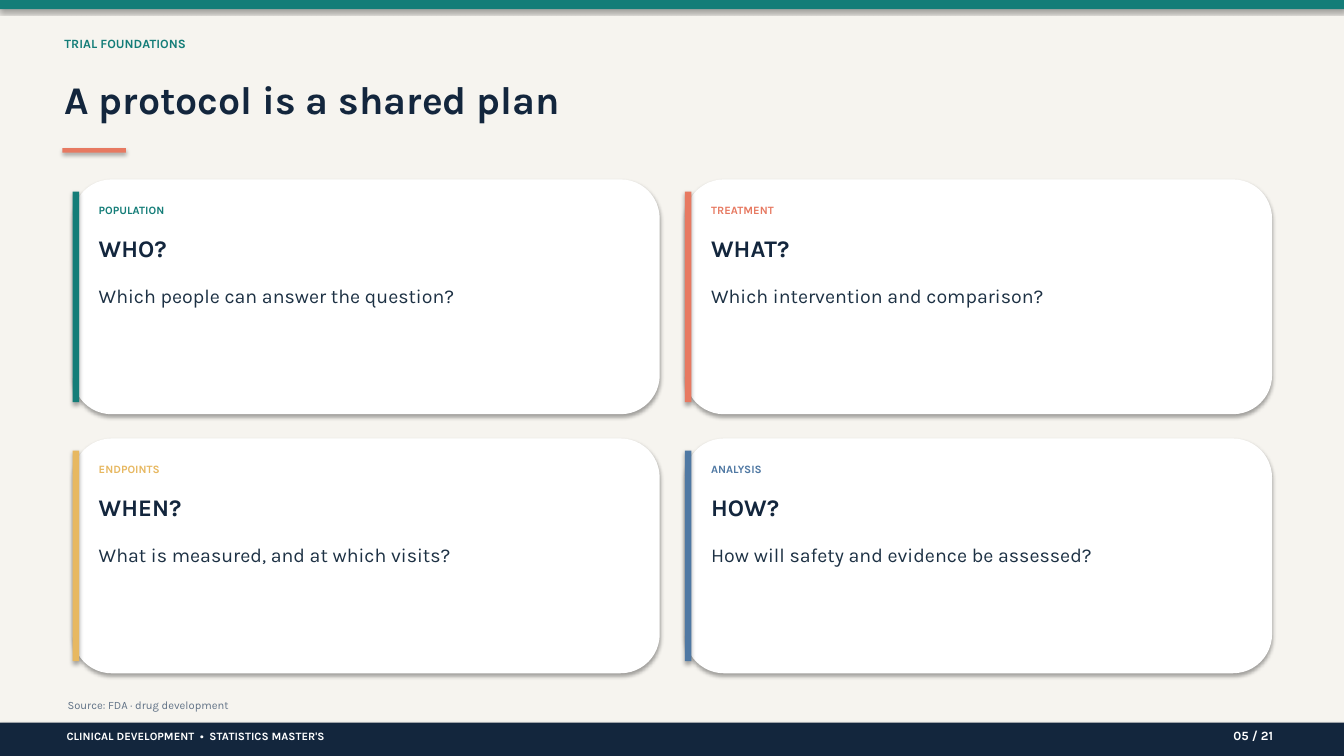
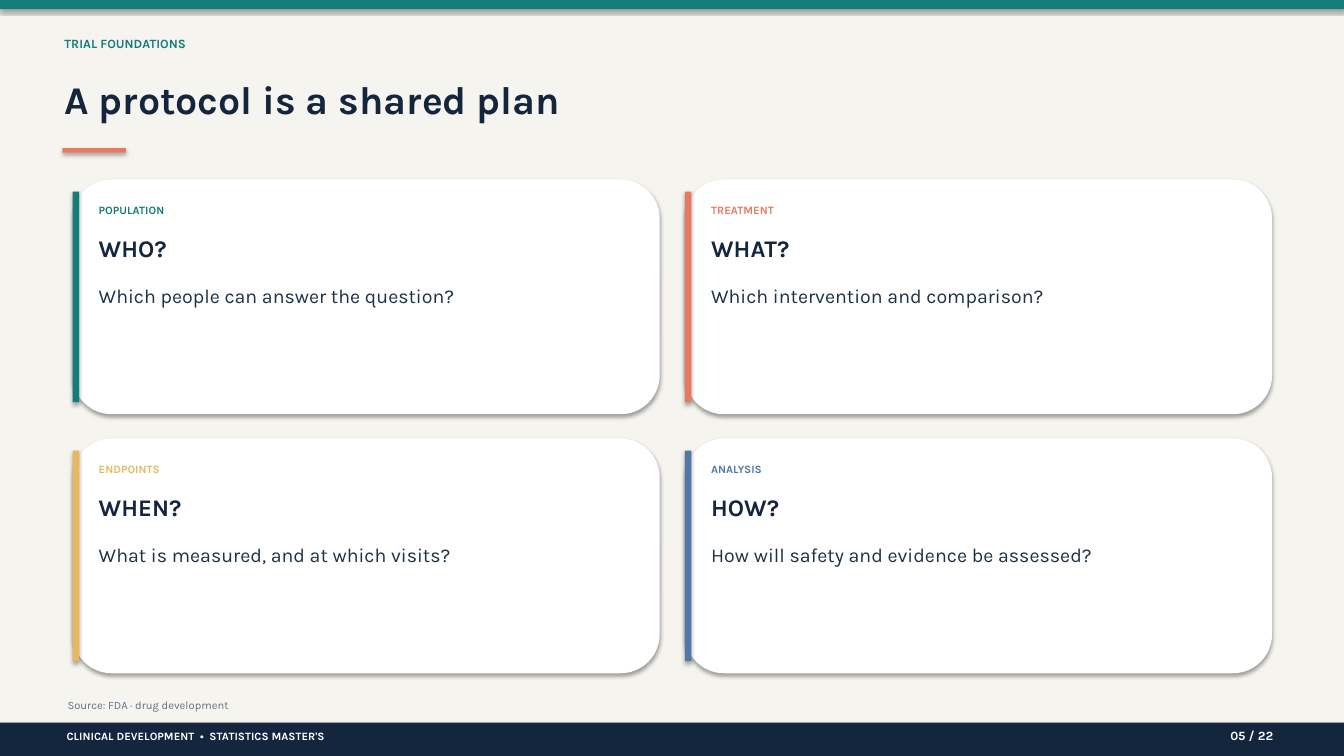
Before and after one commit to drweihungpan-lab/clinical-data-teaching, a slide deck: slide 5 of slides/powerpoint/session-1-clinical-trials.pptx. Drawn at 1344x756 pixels with LibreOffice and Linux fonts; fonts in the diff are those of the drawing. Boxes give left, top, right and bottom in pixels: in the first picture for what was removed or moved away, otherwise in the second. Text is boxed around its words. In the diff, an @@ line names an element or a change of style, - is before the commit and + after.

```diff
--- a/slides/powerpoint/session-1-clinical-trials.pptx
+++ b/slides/powerpoint/session-1-clinical-trials.pptx
@@ text at (x1=1230, y1=731, x2=1273, y2=740): text changed @@
-05 / 21
+05 / 22
```
Also in this commit, not shown: 18 other slides changed, 2 slides added, 1 slide removed, 4 other files.
